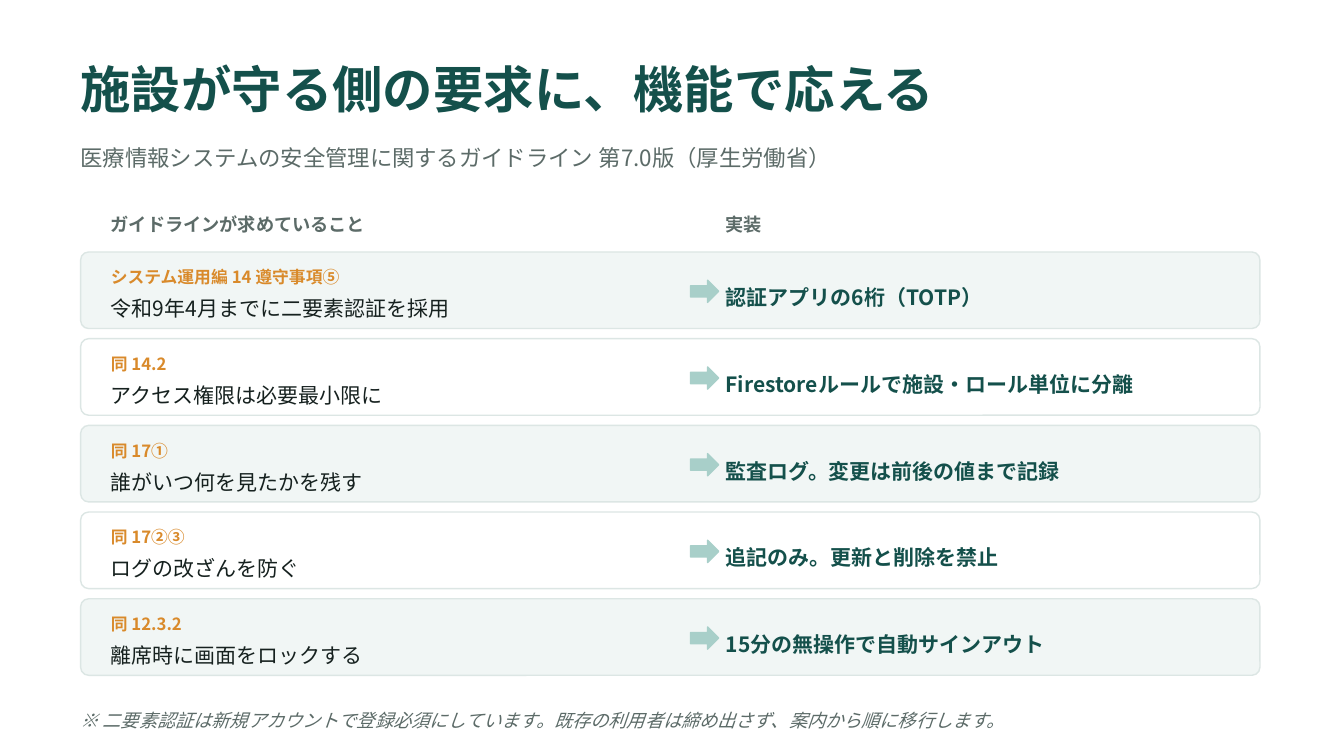
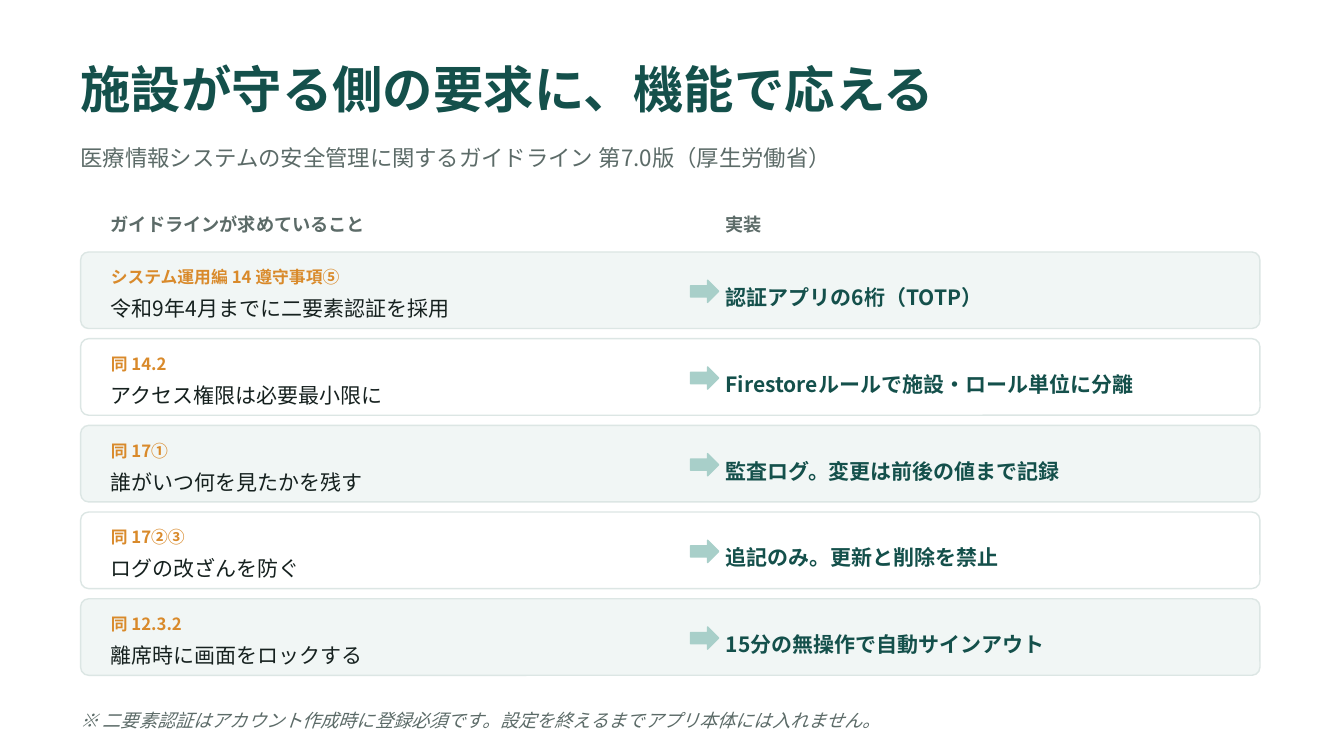
Before and after one commit to taisako082600-spec/pharmacare, a slide deck: slide 10 of PharmaCare_紹介資料.pptx. Drawn at 1344x756 pixels with LibreOffice and Linux fonts; fonts in the diff are those of the drawing. Boxes give left, top, right and bottom in pixels: in the first picture for what was removed or moved away, otherwise in the second. Text is boxed around its words. In the diff, an @@ line names an element or a change of style, - is before the commit and + after.

```diff
--- a/PharmaCare_紹介資料.pptx
+++ b/PharmaCare_紹介資料.pptx
@@ text at [103,711,881,729]: text changed @@
-※ 二要素認証は新規アカウントで登録必須にしています。既存の利用者は締め出さず、案内から順に移行します。
+※ 二要素認証はアカウント作成時に登録必須です。設定を終えるまでアプリ本体には入れません。
```
Also in this commit, not shown: 1 other slide changed, 2 other files.
